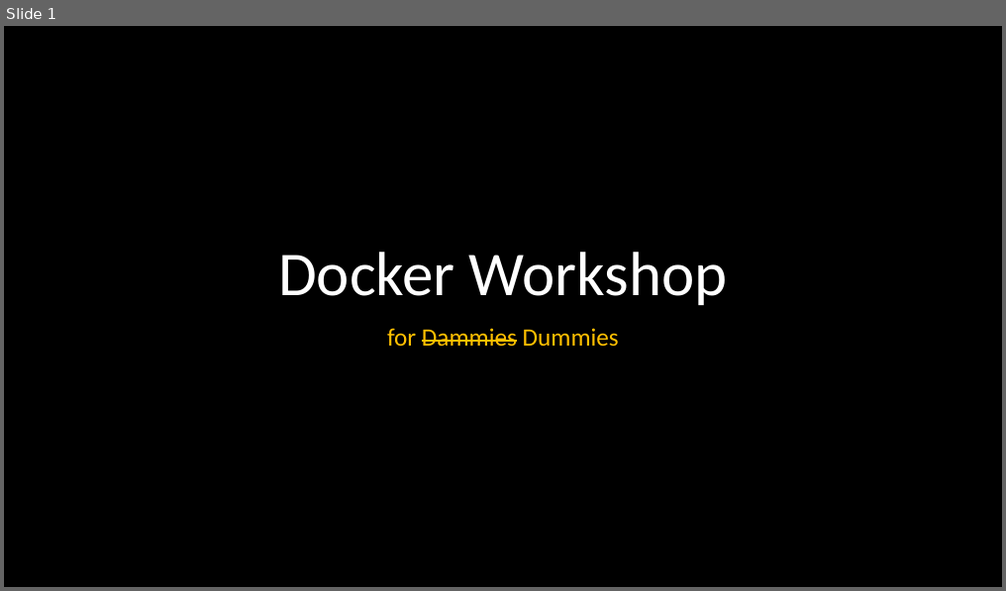
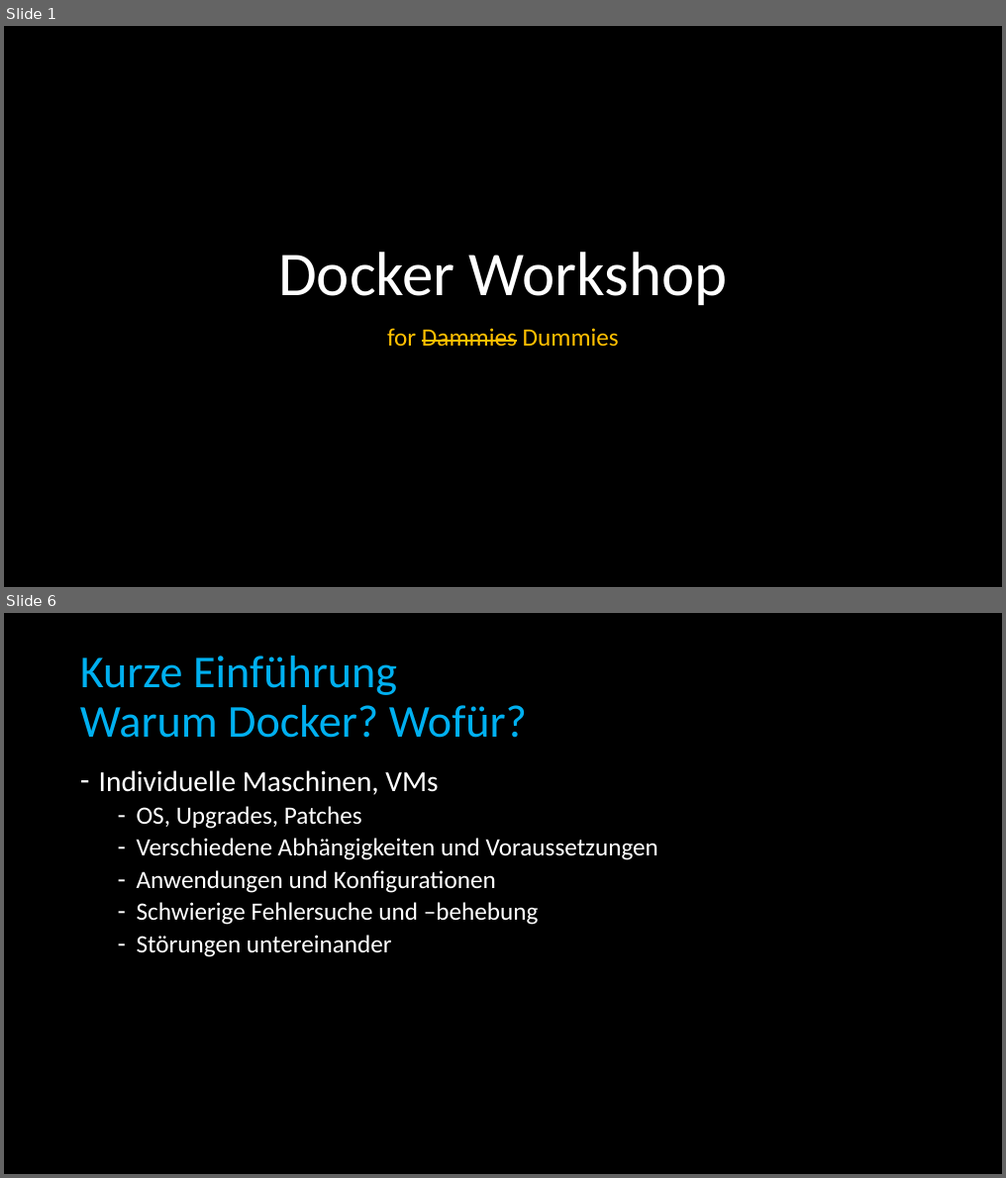
Before and after one commit to BadMadDev/workshop, a slide deck: docs/Docker Workshop.de.pptx. Shown one above the other, each under a label of ours: slide 1 before the commit, slides 1 and 6 after it; the slides between them are not shown. The pictures are 1006x591 and 1006x1178 pixels, drawn with LibreOffice and Linux fonts; fonts in the diff are those of the drawing. Boxes give left, top, right and bottom in pixels: in the first picture for what was removed or moved away, otherwise in the second. Text is boxed around its words. In the diff, an @@ line names an element or a change of style, - is before the commit and + after.

```diff
--- a/docs/Docker Workshop.de.pptx
+++ b/docs/Docker Workshop.de.pptx
@@ slide 6 added at (4,613,1002,1174), background #000000 @@
@@ title added at (80,656,527,738), 44 pt, text #00B0F0 @@
+Kurze Einführung
+Warum Docker? Wofür?
@@ text added at (99,770,658,958), 24 pt, text #FFFFFF @@
+– Individuelle Maschinen, VMs
+  – OS, Upgrades, Patches
+  – Verschiedene Abhängigkeiten und Voraussetzungen
+  – Anwendungen und Konfigurationen
+  – Schwierige Fehlersuche und –behebung
+  – Störungen untereinander
```
Also in this commit, not shown: 7 slides changed, 3 other slides added, 1 slide removed.
